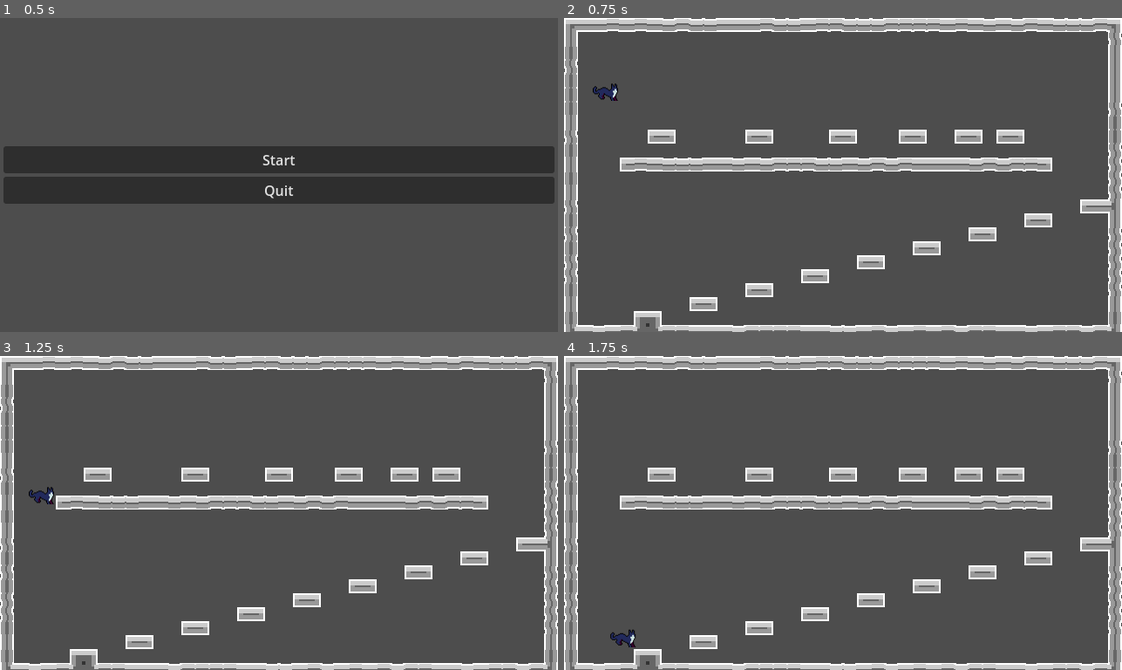
Above: before the commit, frames 1-4 (two rows, left to right).
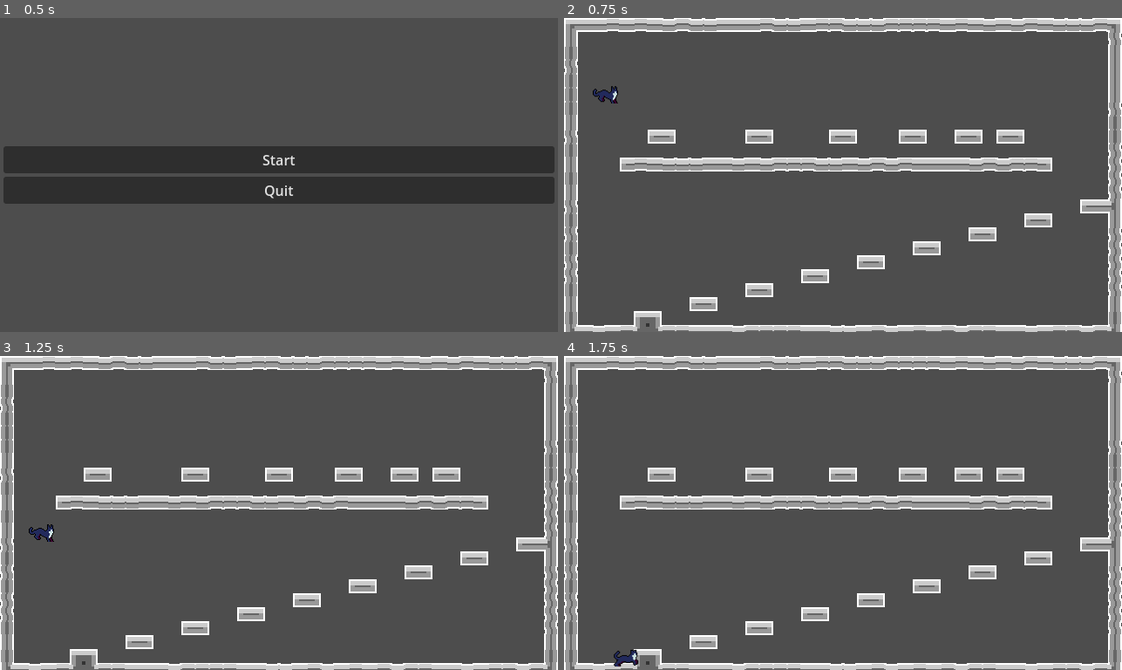
Above: after the commit, the same moments.

Repository: EmperorCookie/groundhogvania
Game: Godot game, scene res://menu/main_menu.tscn
Same seed, same stepped clock (60 frames per second), same inputs: the game is played once before the commit and once after it.
Inputs:
- Up to frame 1 (0.5 s): no input
- Up to frame 2 (0.75 s): click "Start" at 0.5 s
- Up to frame 3 (1.25 s): no input
- Up to frame 4 (1.75 s): hold Right (player_right) from 1.28 s (still down); tap Shift (player_dash) at 1.35 s; tap Space (player_jump) at 1.52 s

Frame 1 is identical in both runs. In frame 2, 0.1% of the frame differs, in the area x 5-10%, y 20-28%; in frame 3, 0.3%, in the area x 5-10%, y 41-60%; in frame 4, 0.3%.

Commit message:
Increased gravity

Diff:
--- a/player/player.gd
+++ b/player/player.gd
@@ -141,10 +141,12 @@
 			else:
 				_velocity.x = 0
 		else:
-			_velocity.x += direction.x * _acceleration_air
-			if abs(_velocity.x) > speed:
-				_velocity.x = sign(_velocity.x) * speed
-			if sign(_velocity.x) == sign(direction.x):
+			var same_direction: bool = (sign(_velocity.x) == sign(direction.x))
+			if abs(_velocity.x) < speed or not same_direction:
+				_velocity.x += direction.x * _acceleration_air
+				if same_direction and abs(_velocity.x) > speed:
+					_velocity.x = sign(_velocity.x) * speed
+			if same_direction:
 				facing = 1 if direction.x > 0 else -1
 	velocity = _velocity * METER_PX
 	return turning
--- a/project.godot
+++ b/project.godot
@@ -59,4 +59,4 @@
 
 [physics]
 
-2d/default_gravity=9.81
+2d/default_gravity=15.0
